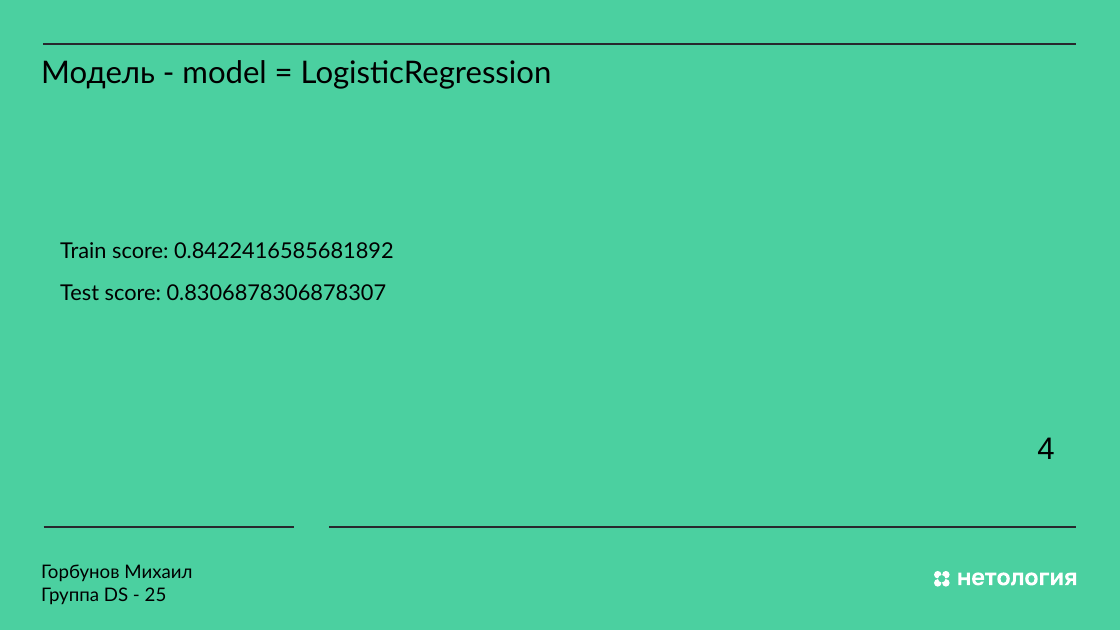
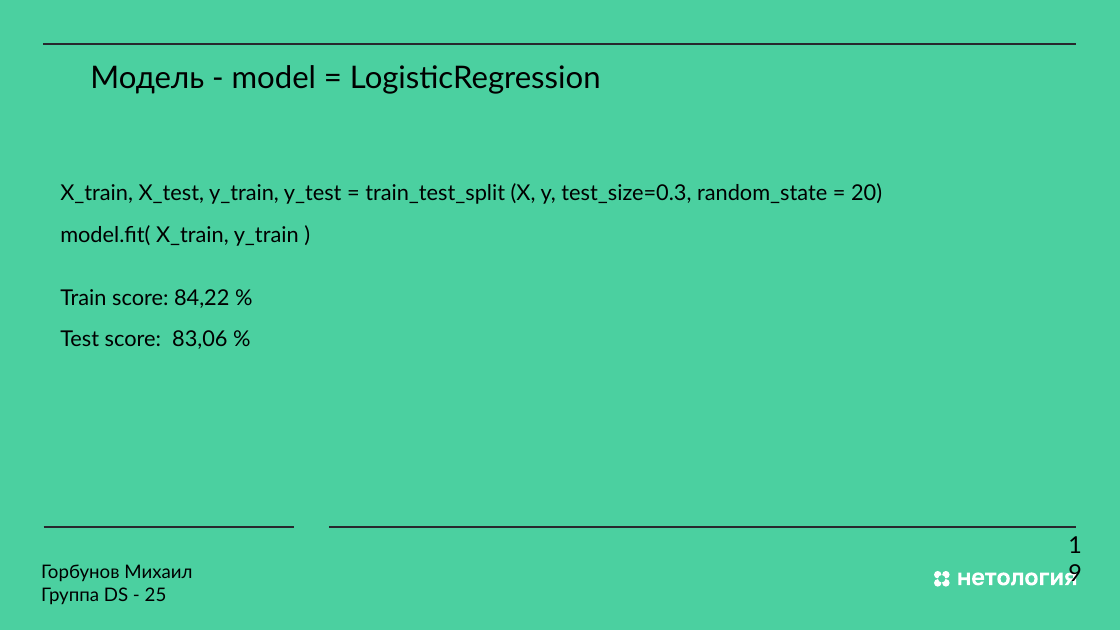
Before and after one commit to MS-max914/MX_2X, a slide deck: slide 22 of Diplom/10_10/Prezent.pptx. Drawn at 1120x630 pixels with LibreOffice and Linux fonts; fonts in the diff are those of the drawing. Boxes give left, top, right and bottom in pixels: in the first picture for what was removed or moved away, otherwise in the second. Text is boxed around its words. In the diff, an @@ line names an element or a change of style, - is before the commit and + after.

```diff
--- a/Diplom/10_10/Prezent.pptx
+++ b/Diplom/10_10/Prezent.pptx
@@ text "Модель - model = LogisticRegression": place and size @@
-text "Модель - model = LogisticRegression" at [41, 60, 552, 89]
+text "Модель - model = LogisticRegression" at [90, 65, 601, 94]
@@ text at [60, 183, 882, 349]: text changed @@
-Train score: 0.8422416585681892
-Test score: 0.8306878306878307
+X_train, X_test, y_train, y_test = train_test_split (X, y, test_size=0.3, random_state = 20)
+model.fit( X_train, y_train )
+Train score: 84,22 %
+Test score: 83,06 %
@@ text removed at [1037, 437, 1054, 459] @@
-4
@@ text added at [1063, 527, 1100, 561], 30 pt, text #000000 @@
+19
```
Also in this commit, not shown: 23 other slides changed, 1 slide added, 1 slide removed.
